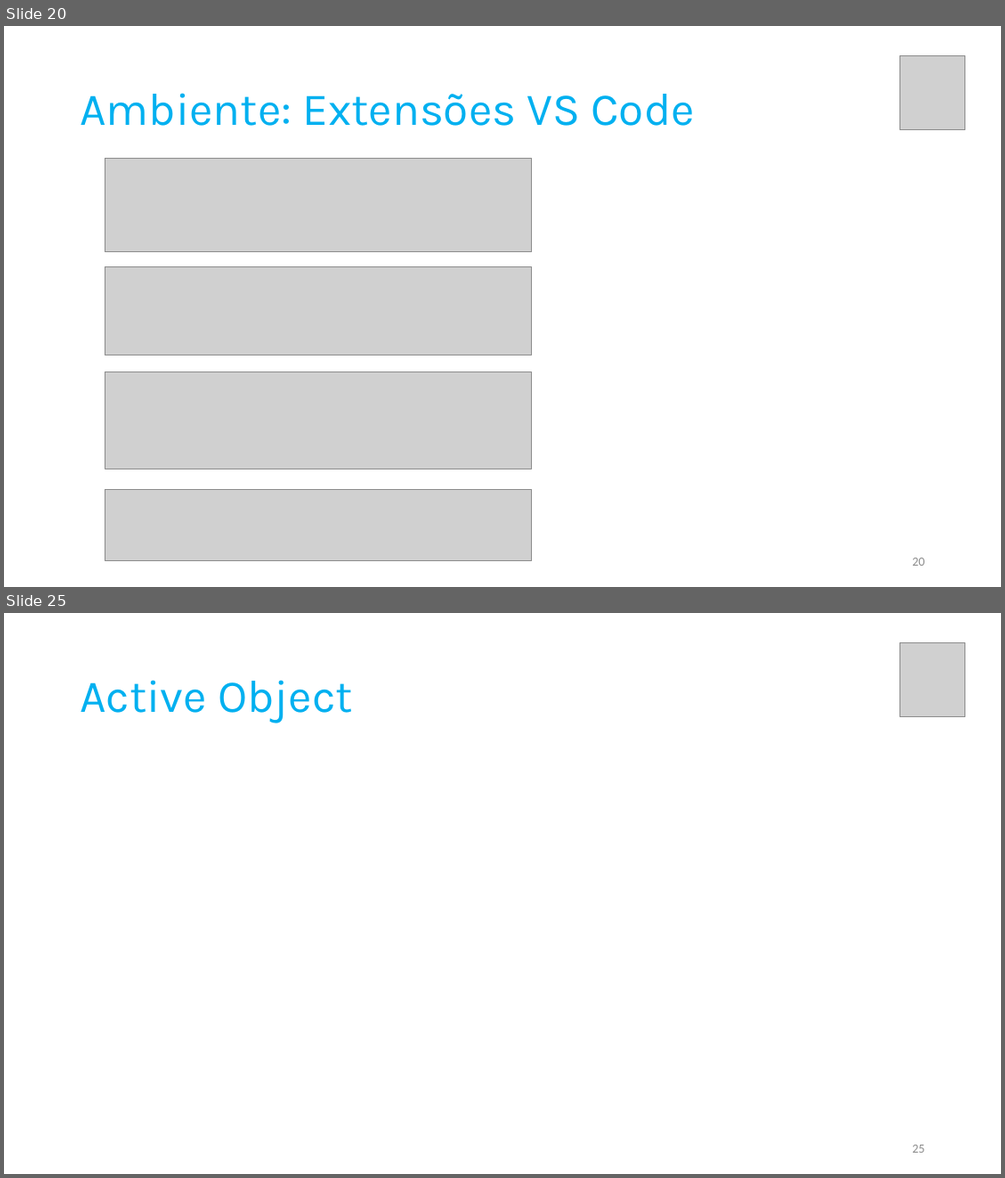
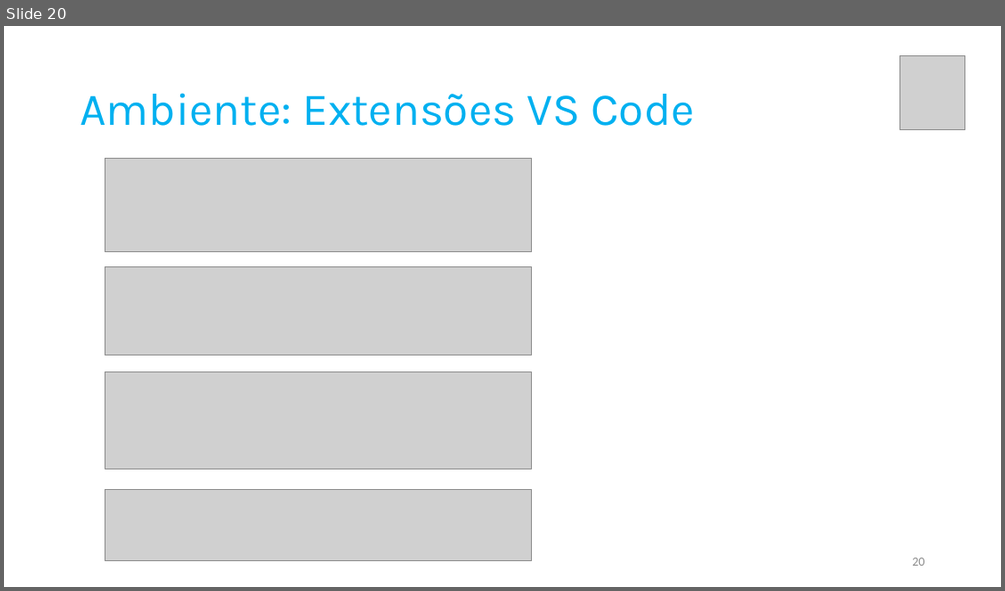
Before and after one commit to pfaco/ees_cpp, a slide deck: slides/C++.pptx. Shown one above the other, each under a label of ours: slides 20 and 25 before the commit, slide 20 after it; the slides between them are not shown. The pictures are 1005x1178 and 1005x591 pixels, drawn with LibreOffice and Linux fonts; fonts in the diff are those of the drawing; grey boxes stand for pictures. Boxes give left, top, right and bottom in pixels: in the first picture for what was removed or moved away, otherwise in the second. Text is boxed around its words. In the diff, an @@ line names an element or a change of style, - is before the commit and + after.

```diff
--- a/slides/C++.pptx
+++ b/slides/C++.pptx
@@ slide 25 removed at (x1=4, y1=613, x2=1001, y2=1174), background #FFFFFF @@
@@ picture removed at (x1=900, y1=643, x2=966, y2=717) @@
@@ title removed at (x1=80, y1=680, x2=353, y2=722) @@
-Active Object
@@ page number removed at (x1=912, y1=1144, x2=924, y2=1152) @@
-25
```
Also in this commit, not shown: 4 slides changed, 16 slides added, 2 other slides removed, 1 other file.
